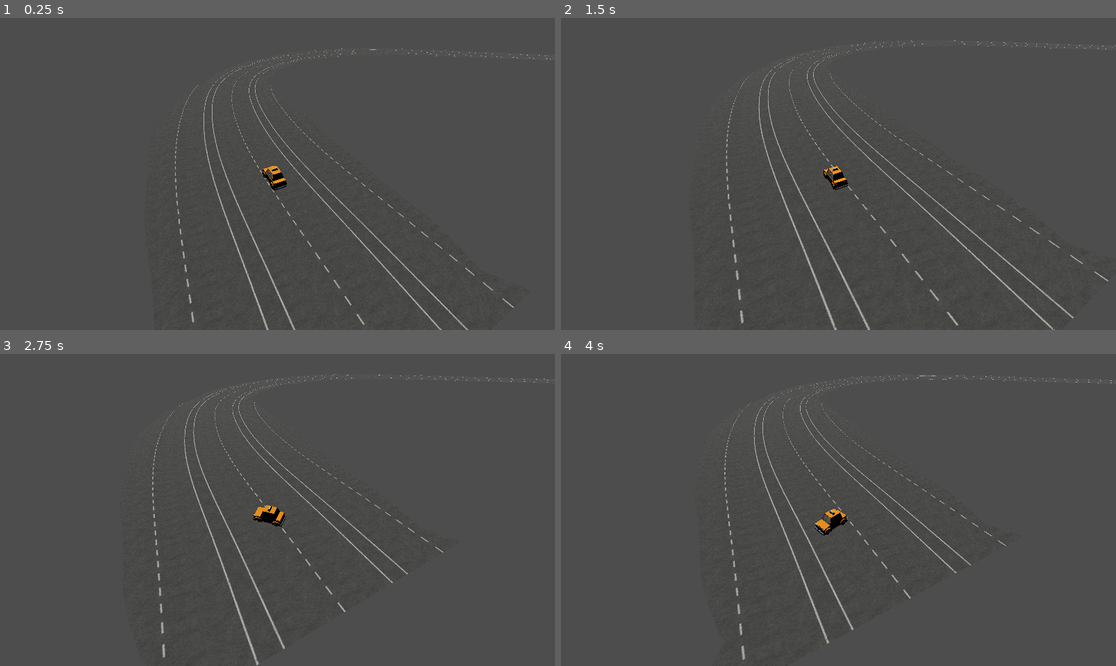
Above: before the commit, frames 1-4 (two rows, left to right).
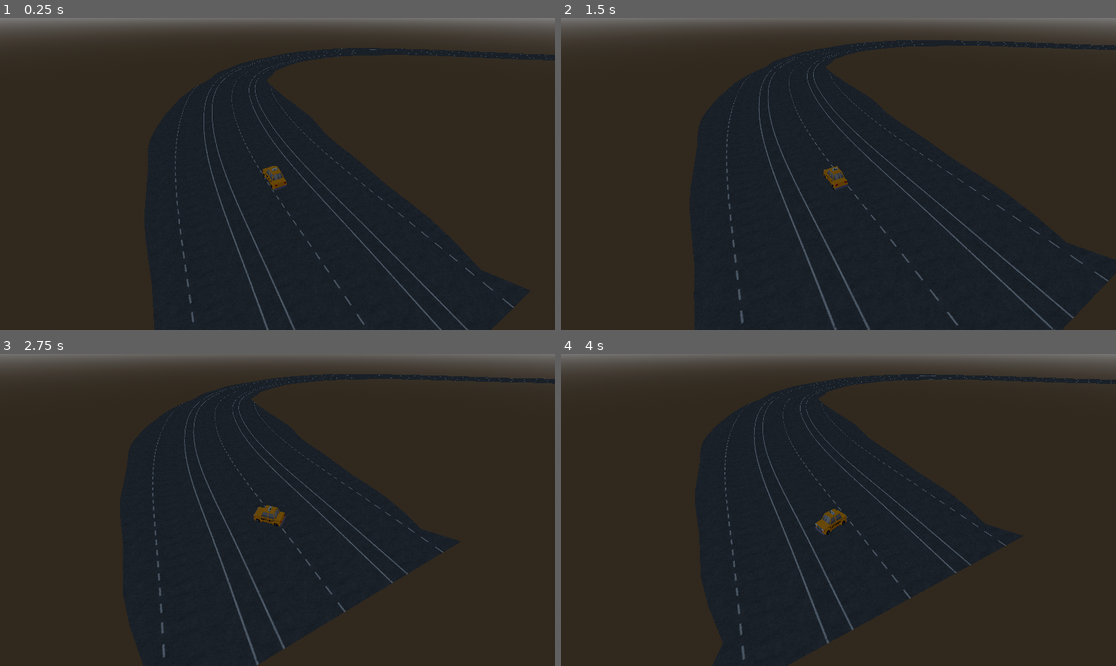
Above: after the commit, the same moments.

Repository: RuntimeRebelsStudio/YouAreYourOwnEnemy
Game: Godot game, scene res://scenes/main/main.tscn
Same seed, same stepped clock (60 frames per second), same inputs: the game is played once before the commit and once after it.
Inputs:
- Up to frame 1 (0.25 s): no input
- Up to frame 2 (1.5 s): hold D (right) 0.53-1.28 s; hold S (backward) from 1.28 s (still down)
- Up to frame 3 (2.75 s): release S (backward) at 2.03 s; hold D (right) from 2.03 s (still down)
- Up to frame 4 (4 s): release D (right) at 2.78 s; hold W (forward) 2.78-3.53 s; hold A (left) from 3.53 s (still down)

The runs differ from the first frame. In frame 1, 96% of the frame differs, in the area x 0-100%, y 0-100%; in frame 2, 96%; in frame 3, 96%; in frame 4, 96%.

Commit message:
feat(death-mechanic): implemented death mechanic with a particle explosion and added environmental lighting

Diff:
--- a/scenes/main/main.tscn
+++ b/scenes/main/main.tscn
@@ -2,15 +2,29 @@
 
 [ext_resource type="Script" uid="uid://cdheyx0jbav66" path="res://scenes/main/camera_3d.gd" id="2_hujxm"]
 [ext_resource type="PackedScene" uid="uid://682oje5enrdc" path="res://scenes/player/car.tscn" id="3_b1x3f"]
+[ext_resource type="PackedScene" uid="uid://duxd8tiil4ouv" path="res://scenes/player/Explosion.tscn" id="3_hujxm"]
 [ext_resource type="PackedScene" uid="uid://dd88xbfk4idf2" path="res://scenes/player/Cars/taxi.tscn" id="4_a8run"]
 [ext_resource type="PackedScene" uid="uid://blw8iuakp2j6v" path="res://scenes/track/TrackManager.tscn" id="5_ouso4"]
 [ext_resource type="Script" uid="uid://c2tri8550475i" path="res://scenes/track/track_manager.gd" id="6_blune"]
 [ext_resource type="PackedScene" uid="uid://40itcwpclq2x" path="res://scenes/track/track_chunk.tscn" id="7_th5th"]
 
+[sub_resource type="ProceduralSkyMaterial" id="ProceduralSkyMaterial_hujxm"]
+sky_horizon_color = Color(0.66224277, 0.6717428, 0.6867428, 1)
+ground_horizon_color = Color(0.66224277, 0.6717428, 0.6867428, 1)
+
+[sub_resource type="Sky" id="Sky_yyfjg"]
+sky_material = SubResource("ProceduralSkyMaterial_hujxm")
+
+[sub_resource type="Environment" id="Environment_b1x3f"]
+background_mode = 2
+sky = SubResource("Sky_yyfjg")
+glow_enabled = true
+glow_intensity = 0.8
+
 [node name="Main" type="Node3D" unique_id=1143003491]
 
-[node name="DirectionalLight3D" type="DirectionalLight3D" parent="." unique_id=795811001]
-transform = Transform3D(1, 0, 0, 0, -0.64111036, 0.76744866, 0, -0.76744866, -0.64111036, 0, 8.803656, 0)
+[node name="WorldEnvironment" type="WorldEnvironment" parent="." unique_id=2146776854]
+environment = SubResource("Environment_b1x3f")
 
 [node name="Camera3D" type="Camera3D" parent="." unique_id=1295078062 node_paths=PackedStringArray("car")]
 transform = Transform3D(-1, 0, -8.742278e-08, 0, 1, 0, 8.742278e-08, 0, -1, 0, 1.4363263, -2.4261994)
@@ -19,6 +33,7 @@
 
 [node name="Car" parent="." unique_id=1032363274 instance=ExtResource("3_b1x3f")]
 transform = Transform3D(-1, 0, -8.742278e-08, 0, 1, 0, 8.742278e-08, 0, -1, -0.6471715, 3.08216, -11.9773655)
+explosion_scene = ExtResource("3_hujxm")
 car_model_scene = ExtResource("4_a8run")
 
 [node name="TrackManager" parent="." unique_id=294631157 node_paths=PackedStringArray("player") instance=ExtResource("5_ouso4")]
--- /dev/null
+++ b/scenes/player/Explosion.gdshader
@@ -0,0 +1,24 @@
+shader_type spatial;
+
+// Stelle den Multiplier im Inspector auf ca. 2.0 bis 3.0
+uniform float glow_multiplier : hint_range(1.0, 10.0) = 2.5;
+
+void fragment() {
+    vec4 particle_color = COLOR;
+
+    ALBEDO = particle_color.rgb;
+    ALPHA = particle_color.a;
+
+    // Berechnet die Helligkeit des Pixels
+    float brightness = dot(particle_color.rgb, vec3(0.299, 0.587, 0.114));
+
+    // Wenn das Partikel hell genug ist (Feuer/Gelb am Anfang) -> Boost für Glow!
+    // Rauch am Ende ist dunkel (brightness < 0.3) -> fällt durch
+    if (brightness > 0.35) {
+        ALBEDO = particle_color.rgb * glow_multiplier;
+    }
+}
+//void light() {
+//	// Called for every pixel for every light affecting the material.
+//	// Uncomment to replace the default light processing function with this one.
+//}
--- /dev/null
+++ b/scenes/player/Explosion.tscn
@@ -0,0 +1,48 @@
+[gd_scene format=3 uid="uid://duxd8tiil4ouv"]
+
+[ext_resource type="Script" uid="uid://bfmikgvymh0w8" path="res://scenes/player/explosion.gd" id="1_adii6"]
+[ext_resource type="Shader" uid="uid://cvkd8cwnmnm5s" path="res://scenes/player/Explosion.gdshader" id="2_mx41k"]
+
+[sub_resource type="Gradient" id="Gradient_fv3l2"]
+offsets = PackedFloat32Array(0, 0.3, 0.5, 0.8, 1)
+colors = PackedColorArray(1, 0.95686275, 0.5647059, 1, 1, 0.54901963, 0, 1, 1, 0.23137255, 0.23137255, 1, 0.25882354, 0.25882354, 0.25882354, 1, 0.06666667, 0.06666667, 0.06666667, 1)
+
+[sub_resource type="GradientTexture1D" id="GradientTexture1D_2yjle"]
+gradient = SubResource("Gradient_fv3l2")
+
+[sub_resource type="Curve" id="Curve_mx41k"]
+_data = [Vector2(0.005952388, 1), 0.0, 0.0, 0, 0, Vector2(1, 0), 0.0, 0.0, 0, 0]
+point_count = 2
+
+[sub_resource type="CurveTexture" id="CurveTexture_0alai"]
+curve = SubResource("Curve_mx41k")
+
+[sub_resource type="ParticleProcessMaterial" id="ParticleProcessMaterial_fv3l2"]
+emission_shape_scale = Vector3(0.4, 0.3, 0.7)
+emission_shape = 1
+emission_sphere_radius = 2.0
+direction = Vector3(0, 1, 0)
+spread = 180.0
+initial_velocity_min = 5.0
+initial_velocity_max = 10.0
+scale_curve = SubResource("CurveTexture_0alai")
+color_ramp = SubResource("GradientTexture1D_2yjle")
+
+[sub_resource type="ShaderMaterial" id="ShaderMaterial_mx41k"]
+render_priority = 0
+shader = ExtResource("2_mx41k")
+shader_parameter/glow_multiplier = 6.0000002375
+
+[sub_resource type="BoxMesh" id="BoxMesh_adii6"]
+material = SubResource("ShaderMaterial_mx41k")
+size = Vector3(0.1, 0.1, 0.1)
+
+[node name="Explosion" type="Node3D" unique_id=1858827273]
+script = ExtResource("1_adii6")
+
+[node name="GPUParticles3D" type="GPUParticles3D" parent="." unique_id=26779468]
+emitting = false
+amount = 100
+one_shot = true
+process_material = SubResource("ParticleProcessMaterial_fv3l2")
+draw_pass_1 = SubResource("BoxMesh_adii6")
--- a/scenes/player/car.gd
+++ b/scenes/player/car.gd
@@ -1,4 +1,6 @@
 extends VehicleBody3D
+
+@export var explosion_scene: PackedScene
 
 @export var car_model_scene: PackedScene
 var current_car_model: CarModel
@@ -8,10 +10,15 @@
 @export var engine_power: float = 200.0
 @export var max_steer_angle: float = 0.5
 @export var steer_speed: float = 3.0
-@export var max_rpm = 500.0
-@export var max_torque = 200.0
+@export var max_rpm: float = 500.0
+@export var max_torque: float  = 200.0
 
 var y_wheel_offset = 0.08
+
+# Car Death
+signal car_died
+var is_dead: bool = false
+
 
 
 
@@ -68,6 +75,9 @@
 
 
 func _physics_process(delta: float) -> void:
+	if is_dead:
+		return
+
 	var steer_target := Input.get_axis("right", "left") * max_steer_angle
 	steering = move_toward(steering, steer_target, steer_speed * delta)
 
@@ -88,3 +98,26 @@
 
 func _process(_delta: float) -> void:
 	pass
+
+
+func die() -> void:
+	if is_dead:
+		return
+
+	is_dead = true
+
+	engine_force = 0.0
+	brake = 100.0
+	steering = 0.0
+
+	# Send Signal
+	car_died.emit()
+
+	if explosion_scene:
+		var explosion = explosion_scene.instantiate() as Node3D
+
+		# Add to current level root so it isn't deleted if the car is freed
+		get_tree().current_scene.add_child(explosion)
+
+		# Place at car's global position
+		explosion.global_position = global_position
--- /dev/null
+++ b/scenes/player/explosion.gd
@@ -0,0 +1,15 @@
+extends Node3D
+
+@onready var particles: GPUParticles3D = $GPUParticles3D
+
+func _ready() -> void:
+	particles.restart()
+	particles.emitting = true
+
+	await get_tree().create_timer(1.5).timeout
+	queue_free()
+
+
+# Called every frame. 'delta' is the elapsed time since the previous frame.
+func _process(delta: float) -> void:
+	pass
Not shown, added: scenes/player/Explosion.gdshader.uid
Not shown, added: scenes/player/explosion.gd.uid
